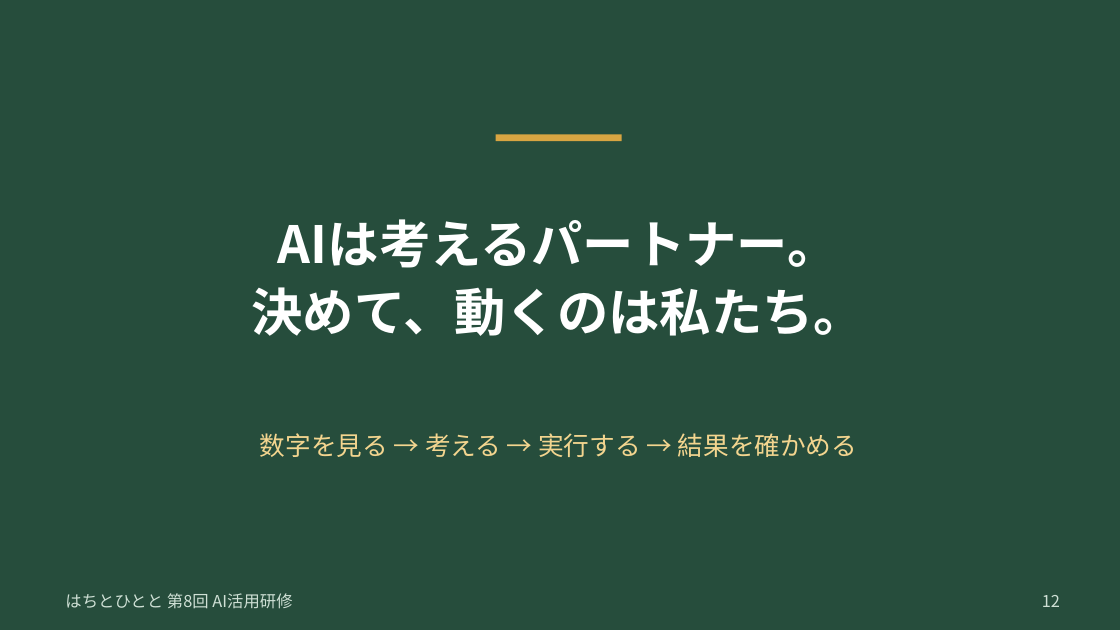
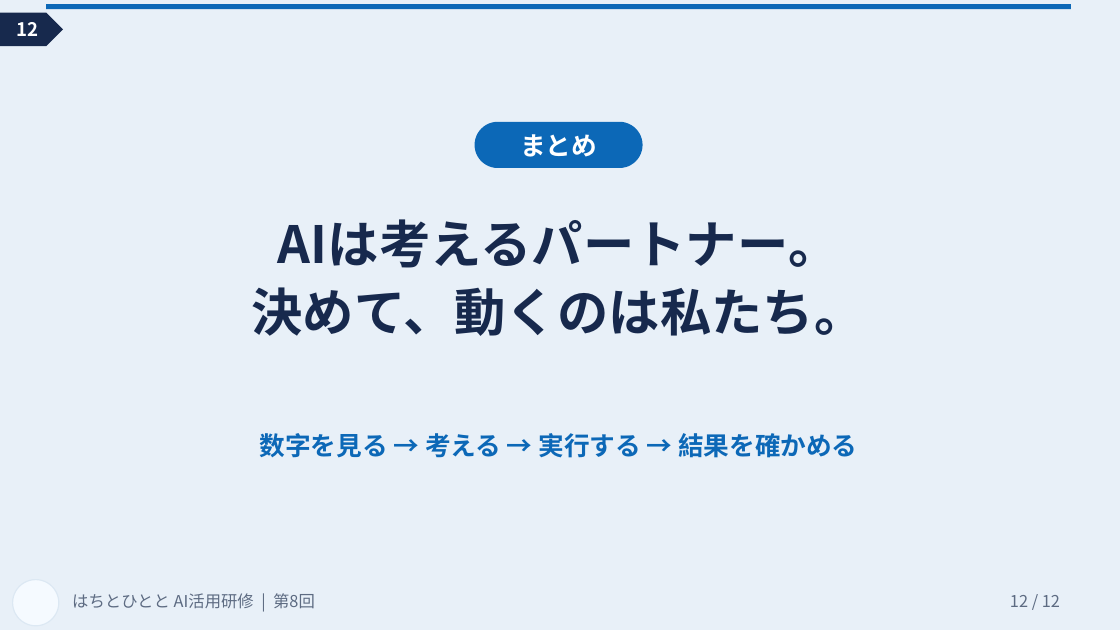
Before and after one commit to keisukegent/hachitohitoto, a slide deck: slide 12 of はちとひとと_第8回_AI販売データ分析研修.pptx. Drawn at 1120x630 pixels with LibreOffice and Linux fonts; fonts in the diff are those of the drawing. Boxes give left, top, right and bottom in pixels: in the first picture for what was removed or moved away, otherwise in the second. Text is boxed around its words. In the diff, an @@ line names an element or a change of style, - is before the commit and + after.

```diff
--- a/はちとひとと_第8回_AI販売データ分析研修.pptx
+++ b/はちとひとと_第8回_AI販売データ分析研修.pptx
@@ background #264D3C to #E8F0F8 @@
@@ pentagon arrow added at bbox=[0, 13, 63, 46], fill #17294D, 16 pt, text #FFFFFF, bold @@
+12
@@ rectangle added at bbox=[46, 4, 1071, 9], fill #0C68B7 @@
@@ rounded rectangle added at bbox=[475, 122, 643, 168], fill #0C68B7, 22 pt, text #FFFFFF, bold @@
+まとめ
@@ rectangle removed at bbox=[496, 134, 622, 141] @@
@@ text "AIは考えるパートナー。" at bbox=[252, 219, 866, 336]: text colour #FFFFFF to #17294D @@
@@ text "数字を見る → 考える → 実行する ..." at bbox=[260, 433, 857, 458]: text colour #F3D58F to #0C68B7, bold on @@
@@ ellipse added at bbox=[13, 580, 59, 626], fill #F5FAFF, outline #DCE8F3 1 pt @@
@@ text at bbox=[72, 593, 315, 609]: text changed; text colour #CFE0D5 to #5D6B82 @@
-はちとひとと 第8回 AI活用研修
+はちとひとと AI活用研修 | 第8回
@@ page number at bbox=[1010, 595, 1060, 607]: text changed; text colour #CFE0D5 to #5D6B82 @@
-12
+12 / 12
```
Also in this commit, not shown: 11 other slides changed, 2 other files.
